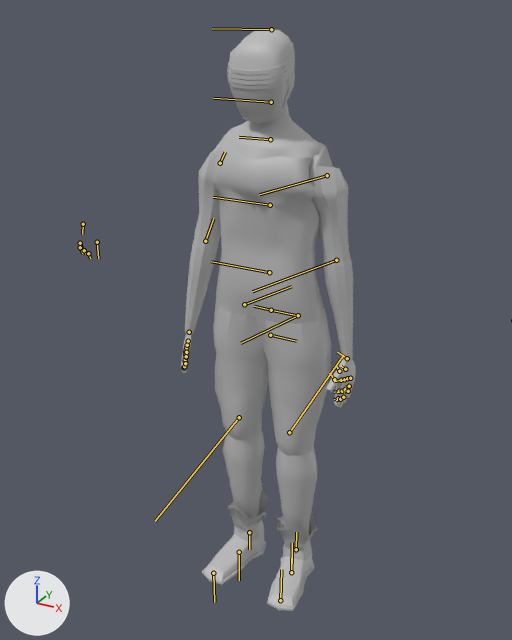
The FBX model experimental/Goliath/Assets/Prefabs/playerAnimated.fbx, before and after one commit.
Before and after are seen from a camera (50 mm lens) standing at (0.191, -0.369, 0.378) and looking at (-0.01, -0.004, 0.195). Lighting does not change. The marker at lower left points along +X, +Y and +Z. Both versions are drawn at frame 3 of the action 'Take 001'; the numbers are the values there. The bones that bend it are drawn over the model as lines.

In view in the first picture: 'Body', 'leftBoot', 'leftHand', 'rightBoot', 'rightHand'.
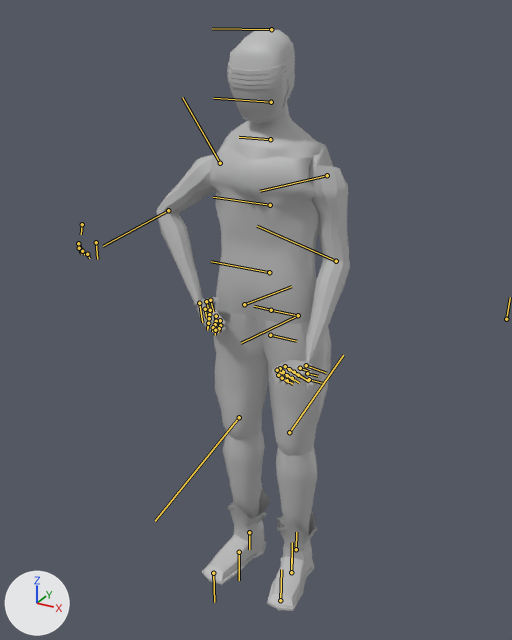
Changed parts and their boxes [x1, y1, x2, y2] in the pictures (512 x 640 px):
'Body', posed (15% wider)
    before: [185, 29, 354, 536]
    after: [156, 29, 350, 536]
'rightHand', posed (35% wider, 42% shorter)
    before: [326, 355, 356, 407]
    after: [272, 360, 313, 390]
'leftHand', posed
    before: [181, 330, 192, 373]
    after: [193, 297, 226, 335]
bone 'bind_L_shoulder01', root to tip
    before: (327, 175) to (259, 194)
    after: (327, 175) to (260, 191)
bone 'bind_L_forearm01', root to tip
    before: (336, 260) to (252, 291)
    after: (336, 261) to (257, 226)
bone 'bind_L_hand01', root to tip
    before: (347, 358) to (337, 352)
    after: (306, 365) to (326, 373)
bone 'bind_R_shoulder01', root to tip
    before: (220, 163) to (225, 152)
    after: (220, 163) to (182, 97)
bone 'bind_R_forearm01', root to tip
    before: (205, 241) to (213, 218)
    after: (168, 210) to (103, 246)
bone 'bind_R_hand01', root to tip
    before: (189, 332) to (190, 331)
    after: (199, 303) to (202, 322)

The edits, one by one:
Bone 'bind_L_shoulder01' (bone_bind_l_shoulder01) turns from (112, 1, -46) to (111, -2, -46) degrees about its own x, y and z.
Bone 'bind_L_forearm01' (bone_bind_l_forearm01) turns from (0, 0, -4) to (0, 0, 27) degrees about its own x, y and z.
Bone 'bind_L_hand01' (bone_bind_l_hand01) turns from (-10, -2, 11) to (-120, 41, 24) degrees about its own x, y and z.
Bone 'bind_R_shoulder01' (bone_bind_r_shoulder01) turns from (117, -8, -46) to (167, -5, -7) degrees about its own x, y and z.
Bone 'bind_R_forearm01' (bone_bind_r_forearm01) turns from (0, 0, -4) to (0, 0, 74) degrees about its own x, y and z.
Bone 'bind_R_hand01' (bone_bind_r_hand01) turns from (-1, -4, -10) to (-8, 24, 37) degrees about its own x, y and z.
